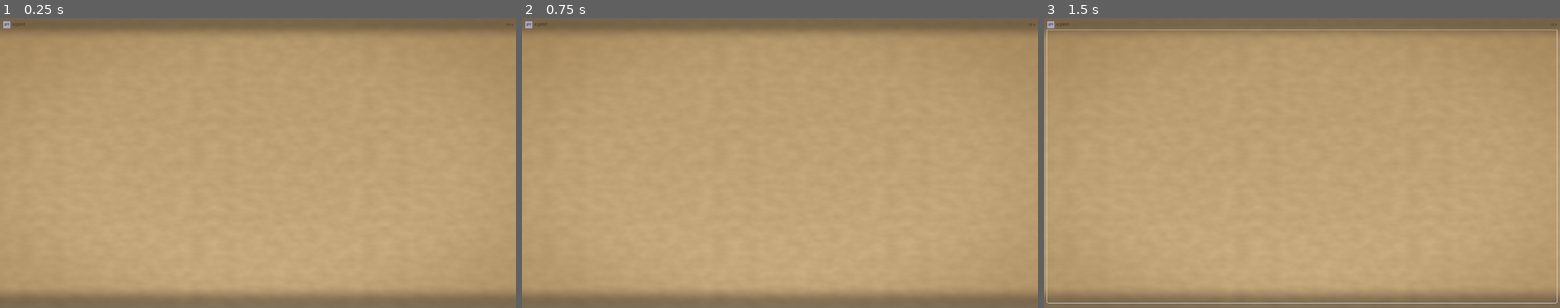
Above: before the commit, frames 1-3 (left to right).
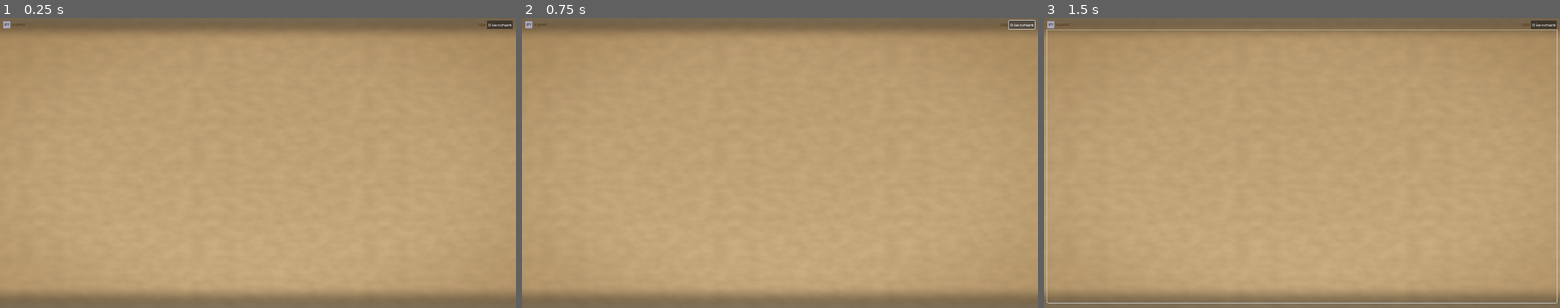
Above: after the commit, the same moments.

Repository: Kiriketsuki/agenKic-orKistrator
Game: Godot game, scene res://scenes/spell_scroll_view.tscn
Same seed, same stepped clock (60 frames per second), same inputs: the game is played once before the commit and once after it. This scene is started directly instead of the project's main scene.
Inputs (mouse positions are in pixels of both pictures, inside the frame that each line leads up to):
- Up to frame 1 (0.25 s): no input
- Up to frame 2 (0.75 s): click (1022, 23) at 0.5 s, where only the run after the commit has a clickable "Disenchant"
- Up to frame 3 (1.5 s): tap Enter at 1.25 s; move the mouse to (1415, 148) at 1.27 s; hold E (rotate_right) from 1.28 s (still down); hold T (toggle_terminal, bound only before the commit) from 1.28 s (still down); click (1415, 148) at 1.42 s

The runs differ from the first frame. In frame 1, 0.1% of the frame differs, in the area x 2-100%, y 0-4%; in frame 2, 0.2%; in frame 3, 0.1%.

Commit message:
feat(t10): wire Disenchant/Enchant toggle and Ctrl+T hotkey (#112)
SpellScrollView gets a themed Disenchant button in its header calling
_panel.set_mode("terminal"); TerminalView's Enchant button (added in the
previous commit) calls _panel.set_mode("scroll"). Both route through the
existing PanelBase.set_mode() -> mode_changed -> PanelManager._wire_panel
plumbing, so mounting and mode_preferences persistence (layout.json) apply
unchanged - no new wiring needed on that side.

PanelManager._handle_hotkeys gets a toggle_terminal branch that flips the
scroll-singleton panel (falling back to the focused panel) between "scroll"
and "terminal" via the same set_mode() path. project.godot's toggle_terminal
input action is changed from bare T to Ctrl+T (ctrl_pressed: true) so it no
longer contends with a focused Terminal node's own keystroke handling.

open_scroll_panel()'s two "defense in depth" forces (added in T9 before
"terminal" was a legitimate mode, to guard a stale mode_preferences entry
from silently blanking the scroll to a generic placeholder) are relaxed:
both paths now honor mode_preferences.get(agent_id, "scroll") through a new
_validated_mode() helper that still defaults anything outside
{scroll, terminal} back to "scroll", so a per-agent terminal preference
actually restores instead of being stomped, while the original T9 hazard
stays guarded against.

Diff:
--- a/godot/project.godot
+++ b/godot/project.godot
@@ -71,7 +71,7 @@
 }
 toggle_terminal={
 "deadzone": 0.5,
-"events": [Object(InputEventKey,"resource_local_to_scene":fa …(66 unchanged characters)… se,"shift_pressed":false,"ctrl_pressed":false,"meta_pressed":false,"pressed":false," …(102 unchanged characters)…
+"events": [Object(InputEventKey,"resource_local_to_scene":fa …(66 unchanged characters)… se,"shift_pressed":false,"ctrl_pressed":true,"meta_pressed":false,"pressed":false," …(102 unchanged characters)…
 }
 hide_all_panels={
 "deadzone": 0.5,
--- a/godot/scenes/spell_scroll_view.tscn
+++ b/godot/scenes/spell_scroll_view.tscn
@@ -85,6 +85,13 @@
 vertical_alignment = 1
 text = "Idle"
 
+[node name="DisenchantButton" type="Button" parent="Header"]
+layout_mode = 2
+size_flags_vertical = 4
+mouse_filter = 0
+text = "Disenchant"
+tooltip_text = "Switch to raw terminal"
+
 [node name="History" type="RichTextLabel" parent="."]
 anchors_preset = 15
 anchor_right = 1.0
--- a/godot/scripts/panel_manager.gd
+++ b/godot/scripts/panel_manager.gd
@@ -324,6 +324,21 @@
 	elif event.is_action_pressed("toggle_panel_menu"):
 		_toggle_panel_menu()
 		get_viewport().set_input_as_handled()
+	elif event.is_action_pressed("toggle_terminal"):
+		_toggle_active_panel_terminal_mode()
+		get_viewport().set_input_as_handled()
+
+
+## Ctrl+T global toggle — flips the scroll-singleton panel (falling back to
+## whichever panel is currently focused) between "scroll" and "terminal"
+## mode, mirroring the Disenchant/Enchant buttons. Routes through
+## PanelBase.set_mode() -> mode_changed so mounting and mode_preferences
+## persistence happen through the existing _wire_panel plumbing.
+func _toggle_active_panel_terminal_mode() -> void:
+	var panel: PanelBase = panels_by_id.get(SCROLL_PANEL_ID, _active_panel) as PanelBase
+	if panel == null or panel.agent_id.is_empty():
+		return
+	panel.set_mode("terminal" if panel.mode == "scroll" else "scroll")
 
 
 func _on_panel_drag_started(panel: PanelBase) -> void:
@@ -502,6 +517,7 @@
 func open_scroll_panel(agent_id: String) -> void:
 	var title: String = "%s — Spell Scroll" % agent_id
 	var agent_data: BridgeData.AgentData = _get_agent_data(agent_id)
+	var preferred_mode: String = _validated_mode(mode_preferences.get(agent_id, "scroll"))
 	if panels_by_id.has(SCROLL_PANEL_ID):
 		var existing: PanelBase = panels_by_id[SCROLL_PANEL_ID]
 		if existing.agent_id == agent_id:
@@ -509,27 +525,42 @@
 			return
 		existing.agent_id = agent_id
 		existing.set_panel_title(title)
-		# Defense in depth against a stale mode_preferences entry (e.g. a
-		# prior mode toggle, or a layout.json persisted before the mode
-		# button was disabled for scroll panels): the singleton scroll
-		# panel must always display "scroll" mode, never the generic
-		# placeholder, regardless of what a previous agent's toggle set.
-		if existing.mode != "scroll":
-			existing.set_mode("scroll")
-		var view: Node = existing.get_content_root().get_node_or_null("InjectedContent")
-		if view != null and view.has_method("swap_agent"):
-			view.call("swap_agent", agent_data)
-		existing.on_animation_hook(&"rescroll")
+		# "terminal" is now a legitimate mode (T10) alongside "scroll", so a
+		# per-agent preference is honored here instead of being force-reset —
+		# validated against {scroll, terminal} so a stray invalid
+		# mode_preferences value still can't blank the panel to the generic
+		# placeholder (see _validated_mode). A mode flip already routes
+		# through PanelContentRouter.mount() (via the mode_changed handler in
+		# _wire_panel), which re-instantiates the view scoped to the new
+		# agent — swap_agent() below only needs to run when the mode stayed
+		# the same and the existing view instance must be retargeted in place.
+		var mode_changed: bool = existing.mode != preferred_mode
+		if mode_changed:
+			existing.set_mode(preferred_mode)
+		else:
+			var view: Node = existing.get_content_root().get_node_or_null("InjectedContent")
+			if view != null and view.has_method("swap_agent"):
+				view.call("swap_agent", agent_data)
+		if preferred_mode == "scroll":
+			existing.on_animation_hook(&"rescroll")
 		focus_panel(existing)
 		_save_layout()
 		return
-	var panel: PanelBase = open_panel(SCROLL_PANEL_ID, title, agent_id, "scroll")
-	if panel.mode != "scroll":
-		# Same defense in depth as above, for the fresh-open path: a stale
-		# mode_preferences["agent_id"] entry must not silently swap this
-		# out for the generic placeholder.
-		panel.set_mode("scroll")
+	var panel: PanelBase = open_panel(SCROLL_PANEL_ID, title, agent_id, preferred_mode)
+	if panel.mode != preferred_mode:
+		# Same validated-preference honoring as above, for the fresh-open path.
+		panel.set_mode(preferred_mode)
 	_place_scroll_panel(panel)
+
+
+## Validates a mode_preferences value against the known mode set, defaulting
+## to "scroll" for anything else (including legacy/garbage values) — the
+## original T9 hazard this guards against, now that "terminal" (T10) is a
+## second legitimate value alongside "scroll".
+func _validated_mode(value: String) -> String:
+	if value == "scroll" or value == "terminal":
+		return value
+	return "scroll"
 
 
 ## Sizes/places the scroll panel at the right ~40% of the viewport (full
--- a/godot/scripts/panels/spell_scroll_view.gd
+++ b/godot/scripts/panels/spell_scroll_view.gd
@@ -29,6 +29,7 @@
 @onready var _state_label: Label = $Header/StateLabel
 @onready var _history: RichTextLabel = $History
 @onready var _quill: Label = $QuillGlyph
+@onready var _disenchant_button: Button = $Header/DisenchantButton
 
 var _panel: PanelBase = null
 var _bridge: Node = null
@@ -78,6 +79,7 @@
 	_bridge = bridge
 	_restyle_close_button()
 	_disable_mode_toggle()
+	_wire_disenchant_button()
 	_clear_history()
 	_apply_agent(agent_data)
 	_connect_bridge_signals()
@@ -155,6 +157,22 @@
 		return
 	button.visible = false
 	button.disabled = true
+
+
+## Disenchant is the scroll's dedicated toggle into "terminal" mode — routed
+## through the same PanelBase.set_mode() -> mode_changed plumbing the T8
+## generic Mode button used, so PanelManager._wire_panel's mode_changed
+## handler (mount + persist mode_preferences) applies unchanged.
+func _wire_disenchant_button() -> void:
+	if _panel == null or _disenchant_button == null:
+		return
+	if not _disenchant_button.pressed.is_connected(_on_disenchant_pressed):
+		_disenchant_button.pressed.connect(_on_disenchant_pressed)
+
+
+func _on_disenchant_pressed() -> void:
+	if _panel != null:
+		_panel.set_mode("terminal")
 
 
 func _apply_agent(agent_data: BridgeData.AgentData) -> void:
